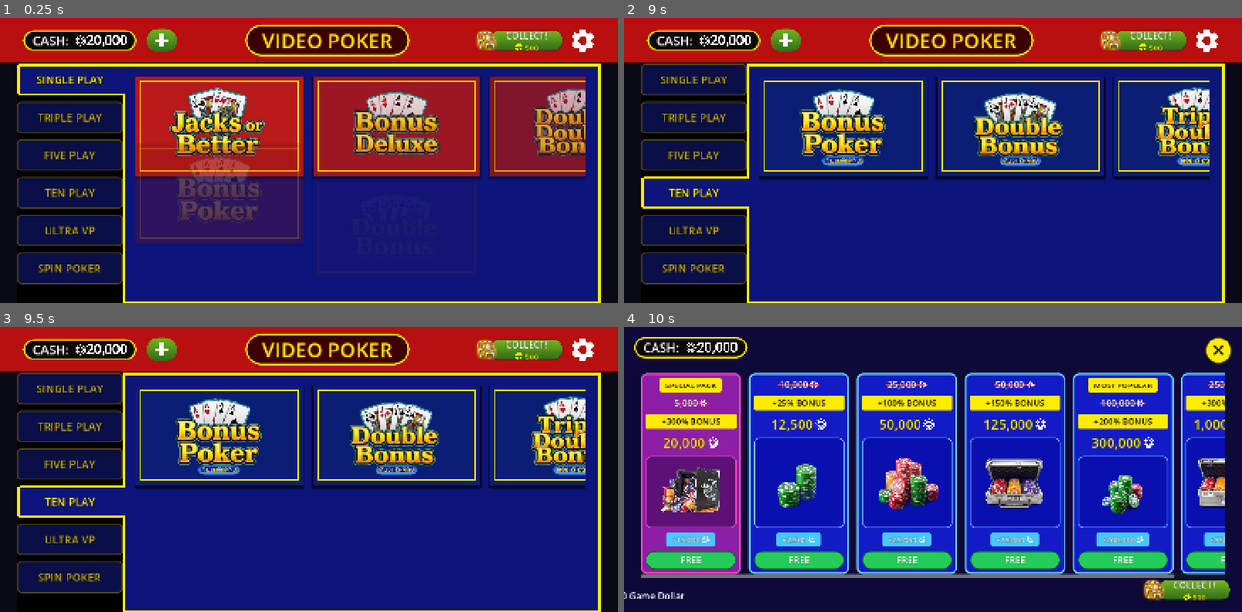
Above: before the commit, frames 1-4 (two rows, left to right).
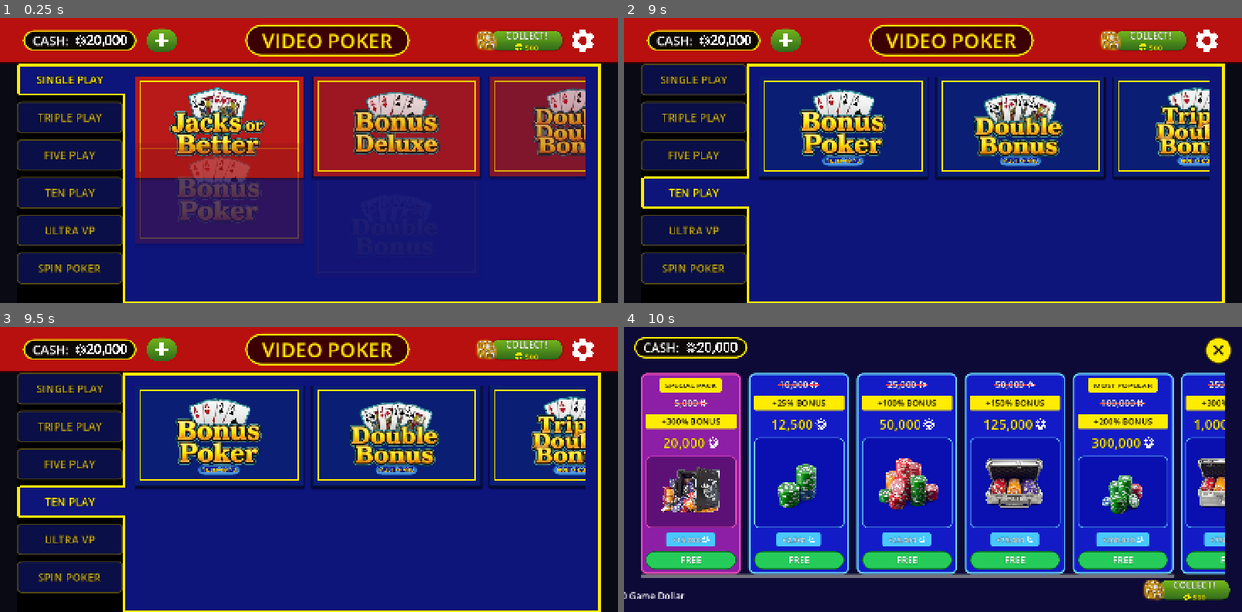
Above: after the commit, the same moments.

Repository: Vadosina-git/video-poker
Game: Godot game, scene res://scenes/main.tscn
Same seed, same stepped clock (60 frames per second), same inputs: the game is played once before the commit and once after it.
Inputs (mouse positions are in pixels of both pictures, inside the frame that each line leads up to):
- Up to frame 1 (0.25 s): no input
- Up to frame 2 (9 s): click "SINGLE PLAY" at 0.5 s; click "SINGLE PLAY" at 1.25 s; click "TRIPLE PLAY" at 2 s; click "TRIPLE PLAY" at 2.75 s; click "FIVE PLAY" at 3.5 s; click "FIVE PLAY" at 4.25 s; click "TEN PLAY" at 5 s; click "TEN PLAY" at 5.75 s; click (784, 40) at 6.5 s; click "ULTRA VP" at 7.25 s; click "SPIN POKER" at 8 s; click "✕" at 8.75 s
- Up to frame 3 (9.5 s): no input
- Up to frame 4 (10 s): click (784, 349) at 9.5 s

The runs differ from the first frame. In frame 1, 0.4% of the frame differs, in the area x 21-50%, y 24-57%; in frame 2, 0.5%; in frame 3, 0.5%, in the area x 21-95%, y 20-57%; in frame 4, nothing differs.

Commit message:
anim 1.1: idle breathing on machine cards

Diff:
--- a/scripts/machine_card.gd
+++ b/scripts/machine_card.gd
@@ -55,6 +55,22 @@
 	gui_input.connect(_on_gui_input)
 	mouse_default_cursor_shape = Control.CURSOR_POINTING_HAND if not p_locked else Control.CURSOR_ARROW
 
+	# Idle "breathing": very subtle scale pulse, phase-shifted per card
+	pivot_offset = size / 2.0
+	resized.connect(func() -> void: pivot_offset = size / 2.0)
+	call_deferred("_start_breathing")
+
+
+func _start_breathing() -> void:
+	var tw := create_tween()
+	tw.set_loops()
+	tw.set_trans(Tween.TRANS_SINE).set_ease(Tween.EASE_IN_OUT)
+	# Stagger phase by the card's position in parent so they breathe out-of-sync
+	var phase: float = float(get_index()) * 0.25
+	tw.tween_interval(phase)
+	tw.tween_property(self, "scale", Vector2(1.015, 1.015), 1.4).from(Vector2.ONE)
+	tw.tween_property(self, "scale", Vector2.ONE, 1.4)
+
 
 func _draw_inner_border() -> void:
 	var inner_rect := Rect2(Vector2(12, 12), size - Vector2(24, 24))
